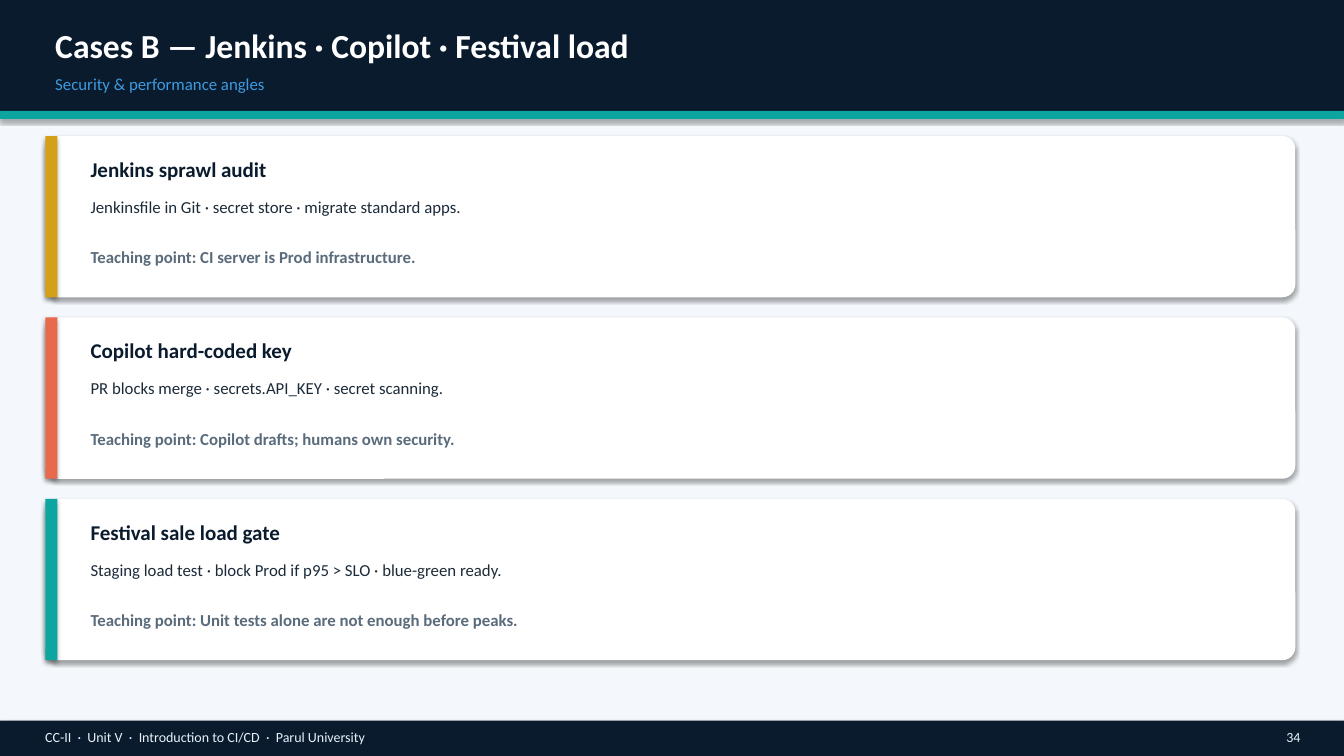
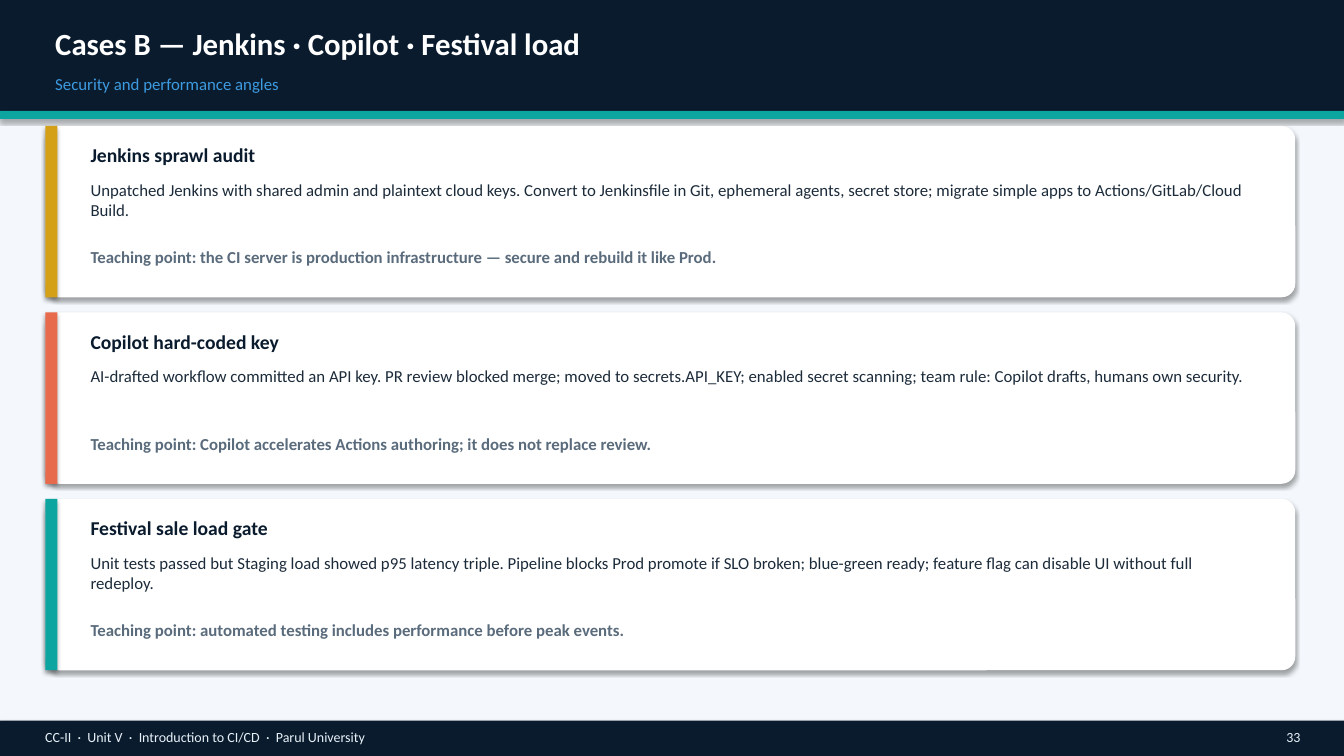
Before and after one commit to professorbhakta/cloud-II, a slide deck: slide 33 of ppt/CC-II-Unit-V-Introduction-to-CI-CD.pptx (slide 34 before the commit). Drawn at 1344x756 pixels with LibreOffice and Linux fonts; fonts in the diff are those of the drawing. Boxes give left, top, right and bottom in pixels: in the first picture for what was removed or moved away, otherwise in the second. Text is boxed around its words. In the diff, an @@ line names an element or a change of style, - is before the commit and + after.

```diff
--- a/ppt/CC-II-Unit-V-Introduction-to-CI-CD.pptx
+++ b/ppt/CC-II-Unit-V-Introduction-to-CI-CD.pptx
@@ text "Cases B — Jenkins · ..." at bbox=[55, 33, 580, 60]: size 24 to 22 pt; more space between paragraphs @@
@@ text at bbox=[55, 78, 278, 93]: text changed @@
-Security & performance angles
+Security and performance angles
@@ rounded rectangle: place and size @@
-rounded rectangle at bbox=[45, 136, 1296, 297]
+rounded rectangle at bbox=[45, 126, 1296, 297]
@@ rectangle: place and size @@
-rectangle at bbox=[45, 136, 57, 297]
+rectangle at bbox=[45, 126, 57, 297]
@@ size 15 to 14 pt; more space between paragraphs in 3 elements at bbox=[91, 521, 268, 539], bbox=[91, 335, 279, 352], bbox=[91, 148, 255, 165] @@
@@ text "Jenkins sprawl audit": place and size @@
-text "Jenkins sprawl audit" at bbox=[91, 162, 266, 181]
+text "Jenkins sprawl audit" at bbox=[91, 148, 255, 165]
@@ text at bbox=[91, 184, 1242, 216]: text changed @@
-Jenkinsfile in Git · secret store · migrate standard apps.
+Unpatched Jenkins with shared admin and plaintext cloud keys. Convert to Jenkinsfile in Git, ephemeral agents, secret store; migrate simple apps to Actions/GitLab/Cloud Build.
@@ text at bbox=[91, 251, 716, 266]: text changed @@
-Teaching point: CI server is Prod infrastructure.
+Teaching point: the CI server is production infrastructure — secure and rebuild it like Prod.
@@ rounded rectangle: place and size @@
-rounded rectangle at bbox=[45, 318, 1296, 479]
+rounded rectangle at bbox=[45, 313, 1296, 484]
@@ rectangle: place and size @@
-rectangle at bbox=[45, 318, 57, 479]
+rectangle at bbox=[45, 313, 57, 484]
@@ text "Copilot hard-coded key": place and size @@
-text "Copilot hard-coded key" at bbox=[91, 343, 292, 362]
+text "Copilot hard-coded key" at bbox=[91, 335, 279, 352]
@@ text at bbox=[91, 370, 1243, 385]: text changed @@
-PR blocks merge · secrets.API_KEY · secret scanning.
+AI-drafted workflow committed an API key. PR review blocked merge; moved to secrets.API_KEY; enabled secret scanning; team rule: Copilot drafts, humans own security.
@@ text at bbox=[91, 438, 652, 453]: text changed @@
-Teaching point: Copilot drafts; humans own security.
+Teaching point: Copilot accelerates Actions authoring; it does not replace review.
@@ rounded rectangle: place and size @@
-rounded rectangle at bbox=[45, 499, 1296, 660]
+rounded rectangle at bbox=[45, 499, 1296, 670]
@@ rectangle: place and size @@
-rectangle at bbox=[45, 499, 57, 660]
+rectangle at bbox=[45, 499, 57, 670]
@@ text at bbox=[91, 557, 1193, 592]: text changed @@
-Staging load test · block Prod if p95 > SLO · blue-green ready.
+Unit tests passed but Staging load showed p95 latency triple. Pipeline blocks Prod promote if SLO broken; blue-green ready; feature flag can disable UI without full redeploy.
@@ text at bbox=[91, 624, 624, 639]: text changed @@
-Teaching point: Unit tests alone are not enough before peaks.
+Teaching point: automated testing includes performance before peak events.
@@ text at bbox=[1286, 733, 1300, 742]: text changed @@
-34
+33
```
Also in this commit, not shown: 34 other slides changed, 2 slides added, 2 slides removed, 1 other file.
